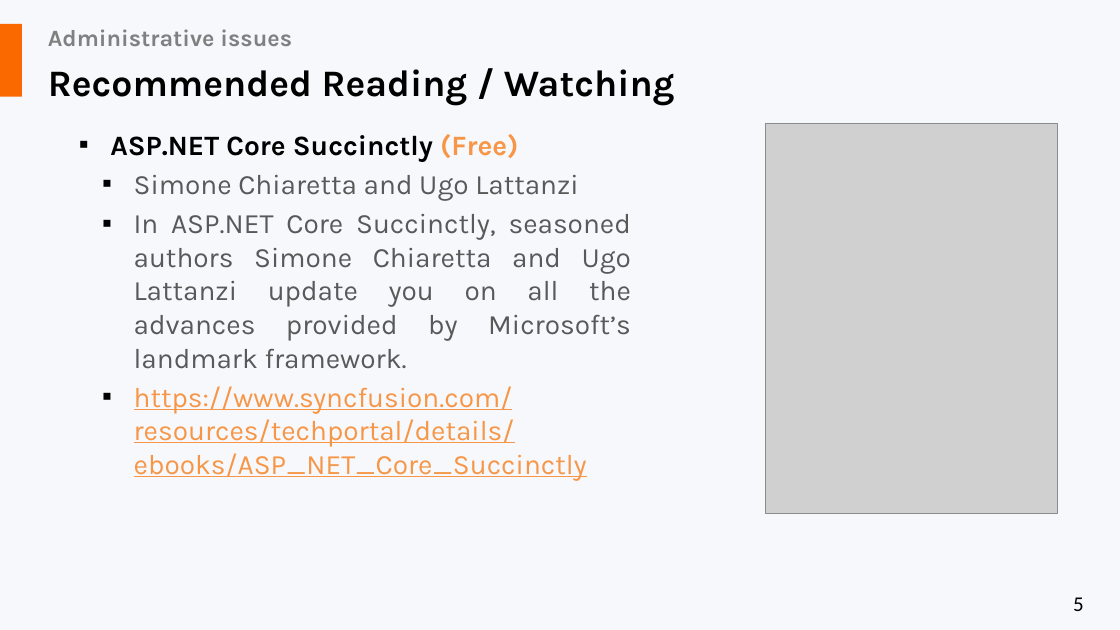
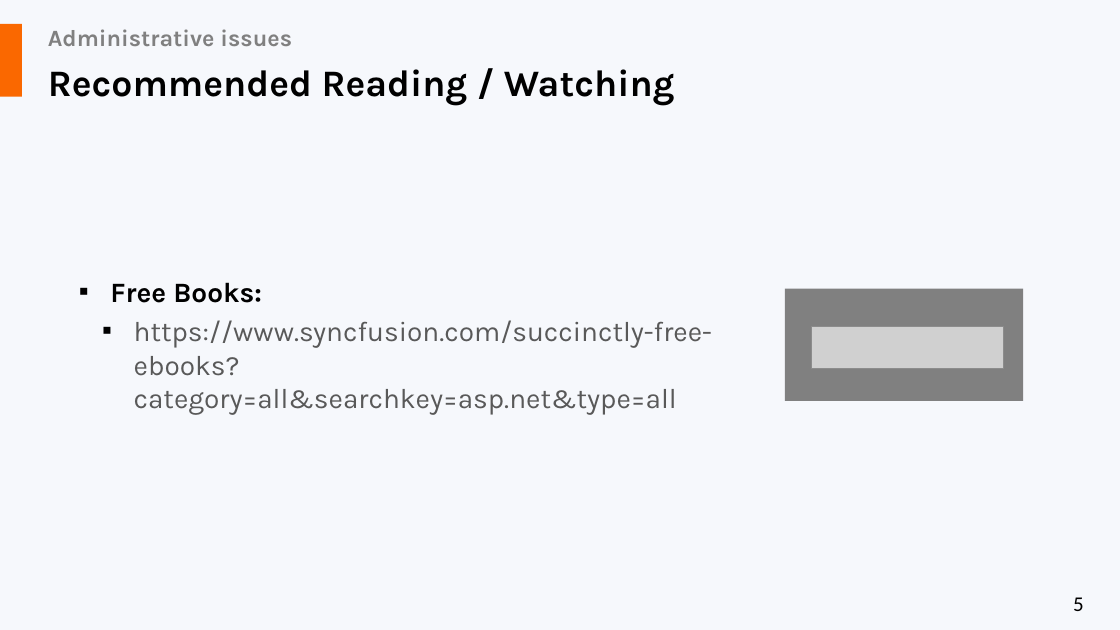
Before and after one commit to liviucotfas/ase-web-and-cloud-applications-security, a slide deck: slide 5 of Presentation ASPNET - Part I.pptx. Drawn at 1120x630 pixels with LibreOffice and Linux fonts; fonts in the diff are those of the drawing; grey boxes stand for pictures. Boxes give left, top, right and bottom in pixels: in the first picture for what was removed or moved away, otherwise in the second. Text is boxed around its words. In the diff, an @@ line names an element or a change of style, - is before the commit and + after.

```diff
--- a/Presentation ASPNET - Part I.pptx
+++ b/Presentation ASPNET - Part I.pptx
@@ text "Free Books:" at (110, 282, 712, 415): vertical alignment top to middle @@
@@ picture removed at (765, 124, 1038, 514) @@
@@ picture removed at (765, 124, 1058, 514) @@
@@ text at (110, 282, 712, 415): text changed @@
-▪ ASP.NET Core Succinctly (Free)
-  ▪ Simone Chiaretta and Ugo Lattanzi
-  ▪ In ASP.NET Core Succinctly, seasoned authors Simone Chiaretta and Ugo Lattanzi update you on all the advances provided by Microsoft’s landmark framework.
-  ▪ https://www.syncfusion.com/resources/techportal/details/ebooks/ASP_NET_Core_Succinctly
+▪ Free Books:
+  ▪ https://www.syncfusion.com/succinctly-free-ebooks?category=all&searchkey=asp.net&type=all
@@ rectangle added at (785, 289, 1023, 402), fill #808080 @@
@@ picture added at (812, 327, 1003, 369) @@
```
